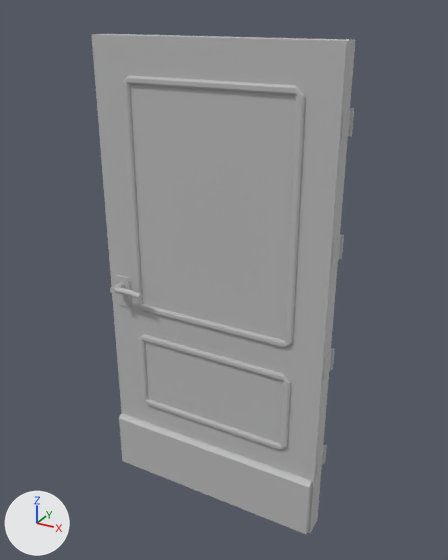
Renders of the FBX model Assets/Global/Art/Architecture/Door2Panel.fbx from each side of a commit.
Before and after are seen from a camera (50 mm lens) standing at (3.4, -5.93, 6.19) and looking at (0.07, 0.12, 3.16). The lights are fixed; the arrows at lower left show +X, +Y and +Z. Where no turn or scale is listed for an object, it has been applied to the vertices.

Names of what the first picture shows: 'Door2Panel'.
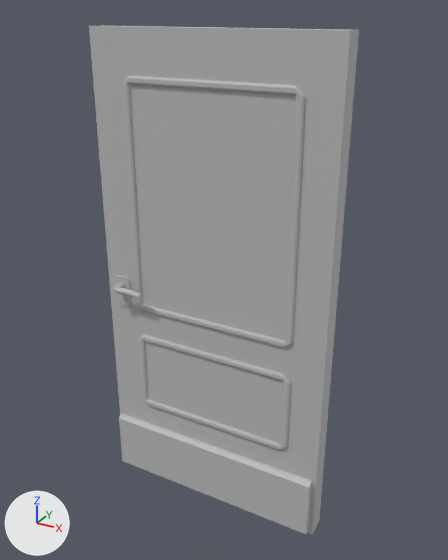
Changed parts and their boxes (x1, y1, x2, y2) in the pictures (448 x 560 px):
'Door2Panel', reshaped
    before: (92, 34, 355, 534)
    after: (89, 25, 359, 534)
part 1 of me_door2panel, added
    after: (89, 25, 359, 534)

What changed in the scene script:
```text
Change me_door2panel:
    where me_door2panel.from_pydata(...)  # 1130 vertices, 1062 faces; spans x -1.47..1.5, y -0.33..0.34, z 0.0..5.91
    used by ob_door2panel; location = (0.0, 0.0, 0.0)
    me_door2panel part 1: a new loose piece, a box spanning x -1.5..1.5, y -0.13..0.13, z 0.0..6.0, in mat_lambert (grey #bcbcbc)
```
